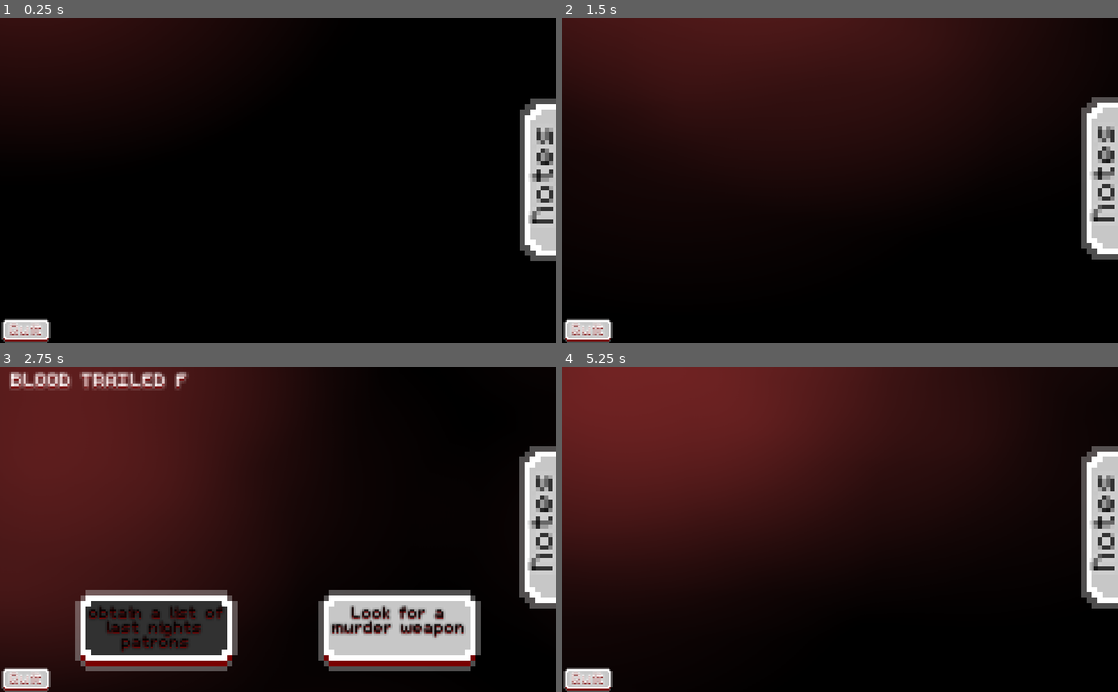
Above: before the commit, frames 1-4 (two rows, left to right).
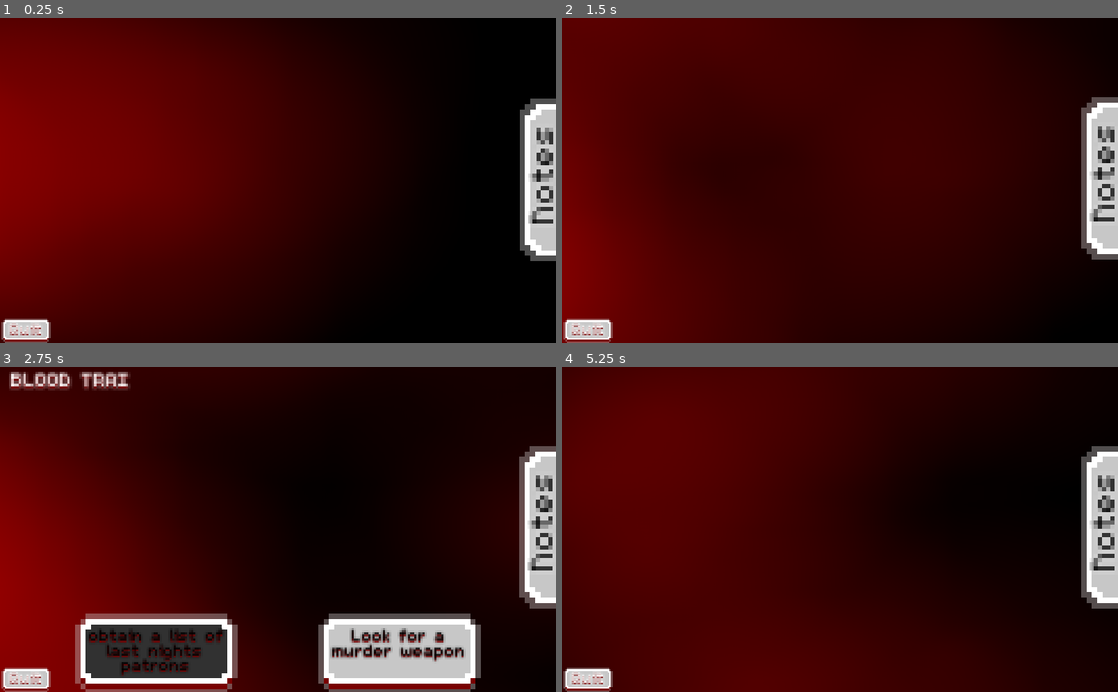
Above: after the commit, the same moments.

Repository: BoxxRoss/Choose-your-own-adventure
Game: Godot game, scene res://Node2D.tscn
The game is run twice, just before and just after one commit, with the same random seed, the same clock (stepped at 60 frames per second) and the same inputs. The engine's default icon, where the game draws it, is replaced by a stand-in: a white triangle on a blue panel in a dark square.
Inputs:
- Up to frame 1 (0.25 s): no input
- Up to frame 2 (1.5 s): click "Investigate the body" at 1.25 s
- Up to frame 3 (2.75 s): no input
- Up to frame 4 (5.25 s): click "obtain a list of last nights …" at 2.75 s; click "investigate the suspects at HQ" at 4.25 s

The runs differ from the first frame. In frame 1, 61% of the frame differs, in the area x 0-71%, y 0-100%; in frame 2, 55%; in frame 3, 46%; in frame 4, 52%.

Commit message:
Finished up the project in almost all ways, going to add audio to make it feature complete then tweak a few things here and there

Diff:
--- a/Main_game.gd
+++ b/Main_game.gd
@@ -9,25 +9,29 @@
 onready var button_two = get_node("option_2")
 
 onready var guilt = get_node("enter_guilty")
-
+onready var part = get_node("Particles2D")
 onready var notes = get_node("open_notes")
+
+var amount = 0.004
 
 var current_room = "start"
 var past_room = null
 var checker = false
 var let_text_flow = false
 var opened = false
+var tr = false
 
 func _ready():
+	button_two.visible = false
 	reset()
 
 func reset():
 	let_text_flow = false
 	checker = false
-	problem_text.visible_characters = 0
+	problem_text.percent_visible = 0.0
 	yield(get_tree().create_timer(1.0), "timeout")
 	let_text_flow = true
-
+	amount = 0.004
 func _physics_process(delta):
 	if opened == true:
 		notes.rect_position = lerp(notes.rect_position, Vector2(392,-24), 0.2)
@@ -35,16 +39,16 @@
 		notes.rect_position = lerp(notes.rect_position, Vector2(936,-24), 0.2)
 
 	if checker == true:
-		problem_text.visible_characters += 1
+		problem_text.percent_visible += amount
 
 		guilt.rect_position = lerp(guilt.rect_position, Vector2(320,512),0.2)
 	elif checker == false:
 		guilt.rect_position = lerp(guilt.rect_position, Vector2(320,680),0.2)
 
 	if let_text_flow == true:
-		problem_text.visible_characters += 1
-		button_one.rect_position = lerp(button_one.rect_position, Vector2(128,384),0.2)
-		button_two.rect_position = lerp(button_two.rect_position, Vector2(576,384),0.2)
+		problem_text.percent_visible += amount
+		button_one.rect_position = lerp(button_one.rect_position, Vector2(128,430),0.2)
+		button_two.rect_position = lerp(button_two.rect_position, Vector2(576,430),0.2)
 	else:
 		button_one.rect_position = lerp(button_one.rect_position, Vector2(128,704),0.2)
 		button_two.rect_position = lerp(button_two.rect_position, Vector2(576,704),0.2)
@@ -56,6 +60,12 @@
 
 func _on_option_1_pressed():
 	reset()
+	if tr == false:
+		yield(get_tree().create_timer(1), "timeout")
+		button_two.visible = true
+		tr = true
+
+
 	past_room = current_room
 	#start of the game
 	if past_room == "start":
@@ -119,8 +129,11 @@
 		let_text_flow = false
 		checker = true
 
-
-
+	if past_room == "view":
+		current_room = "watch"
+		problem_text.text = "oppsy"
+		option_one_text.text = "yip"
+		option_two_text.text = "nip"
 
 	if past_room == "malcom ending" or past_room == "ralph ending" or past_room == "jenkins ending" or past_room == "worst ending":
 		current_room = "start"
@@ -141,6 +154,7 @@
 	reset()
 	past_room = current_room
 
+
 	if past_room == "Investigate":
 		current_room = "look for weapon"
 		problem_text.text = "Malcom scopes the surrounding area, checking behind the dumpster, underneath the trashcan, any where and everywhere in that alleyway \n just as he thought it was a lost cause, he finds a bloodied bat in the last garbage bag he checked"
@@ -161,20 +175,25 @@
 
 	if past_room == "nap time":
 		current_room = "leaving"
-		problem_text.text = "Malcom needs not bother himself with this he feels. there's so little time, he must go to th …(216 unchanged characters)…
+		problem_text.text = "Malcom needs not bother himself with this.there's so little time, he must go to th …(216 unchanged characters)…
 		option_one_text.text = "investigate the first suspect"
 		option_two_text.text = "investigate the second suspect"
 
 	if past_room == "call it in":
 		current_room = "nap time early"
-		problem_text.text = "Malcom slaps himself, he needs to focus, dosn't matter how little sleep he got, he drives to HQ \n Malcom walks into the interigation room, to have a talk with the sus …(195 unchanged characters)…
+		problem_text.text = "Malcom slaps himself, he needs to focus, he drives to HQ. Malcom walks into the interogation room, to have a talk with the sus …(195 unchanged characters)…
 		option_one_text.text = "Interogate Jenkins First"
 		option_two_text.text = "Interogate Ralph First"
 
+	if past_room == "list":
+		current_room = "nap time early"
+		problem_text.text = "Malcom slaps himself, he needs to focus, he drives to HQ. Malcom walks into the interogation room, to have a talk with the suspects. 2 of suspects have been already exscused, a time of death was identified and alibies were provided \n the remaining two suspects are Jenkins, a felow detective, and Ralph, a chronic drunk"
+		option_one_text.text = "Interogate Jenkins First"
+		option_two_text.text = "Interogate Ralph First"
 
 	if past_room == "Suspects" or past_room == "Leaving" or past_room == "nap time early" or past_room == "Jenkins":
 		current_room = "Ralph"
-		problem_text.text = "As Malcom opens the door, the Drunk everyone's met, Ralph, greets him \n Ralph:Hey maannn, what do you whannt? \n he was somehow sober, his speech was slurred from so much alcohol intake.\n Ralph: Wait... you kinda look famille- he fell asleep somehow at the table, Malcom shook him awake, but he seemed to just want to sleep once more."
+		problem_text.text = "As Malcom opens the door, the Drunk everyone's met, Ralph, greets him \n Ralph:Hey dude, what do you whant? \n he was somehow sober, his speech was slurred from so much alcohol intake.\n Ralph: Wait... you kinda look famille- he stopped talking, staring at nothing, Malcom shook him, but he seemed unintrested in talking"
 		option_one_text.text = "Accuse Ralph"
 		option_two_text.text = "Interogate Jenkins"
 
@@ -191,8 +210,6 @@
 		let_text_flow = false
 		checker = true
 
-	if past_room == "start":
-		current_room = "footage"
 
 
 
--- a/Node2D.tscn
+++ b/Node2D.tscn
@@ -12,7 +12,7 @@
 [ext_resource path="res://buttons/fd3_black.png" type="Texture" id=10]
 
 [sub_resource type="Gradient" id=3]
-colors = PoolColorArray( 0.945098, 0.290196, 0.290196, 0.172549, 1, 0.392157, 0.392157, 0 )
+colors = PoolColorArray( 1, 0.160784, 0, 0.784314, 1, 0.0980392, 0.247059, 0 )
 
 [sub_resource type="GradientTexture" id=4]
 gradient = SubResource( 3 )
@@ -25,14 +25,14 @@
 
 [sub_resource type="ParticlesMaterial" id=5]
 flag_disable_z = true
-direction = Vector3( 20, 0, 20 )
-spread = 95.4
-gravity = Vector3( 0, 50, 0 )
+direction = Vector3( 200, 0, 0 )
+gravity = Vector3( 0, 0, 0 )
 initial_velocity = 50.0
 orbit_velocity = 0.0
 orbit_velocity_random = 0.0
 scale = 2.0
 scale_curve = SubResource( 7 )
+color = Color( 1, 0, 0, 1 )
 color_ramp = SubResource( 4 )
 
 [sub_resource type="DynamicFont" id=1]
@@ -60,18 +60,19 @@
 
 [node name="Sprite" type="Sprite" parent="."]
 modulate = Color( 0, 0, 0, 1 )
-self_modulate = Color( 1, 0.207843, 0.207843, 1 )
 position = Vector2( 496, 344 )
 scale = Vector2( 20.1016, 13.0156 )
 texture = ExtResource( 2 )
 
 [node name="Particles2D" type="Particles2D" parent="."]
-position = Vector2( 24, -80 )
+modulate = Color( 1, 1, 1, 0.298039 )
+position = Vector2( -553, 312 )
 scale = Vector2( 20.1016, 13.0156 )
 amount = 20
-lifetime = 2.0
-speed_scale = 0.5
-randomness = 1.0
+lifetime = 3.0
+preprocess = 3.0
+speed_scale = 0.3
+explosiveness = 0.35
 fixed_fps = 100
 process_material = SubResource( 5 )
 texture = ExtResource( 7 )
@@ -102,6 +103,7 @@
 margin_right = 160.0
 margin_bottom = 720.0
 rect_scale = Vector2( 10, 10 )
+mouse_default_cursor_shape = 2
 texture_normal = ExtResource( 5 )
 texture_pressed = ExtResource( 6 )
 texture_hover = ExtResource( 4 )
@@ -129,6 +131,7 @@
 margin_right = 608.0
 margin_bottom = 720.0
 rect_scale = Vector2( 10, 10 )
+mouse_default_cursor_shape = 2
 texture_normal = ExtResource( 5 )
 texture_pressed = ExtResource( 6 )
 texture_hover = ExtResource( 4 )
@@ -146,7 +149,6 @@
 custom_constants/line_spacing = -3
 custom_constants/shadow_offset_y = 1
 custom_fonts/font = SubResource( 2 )
-text = "Obtain the footage of his death"
 align = 1
 autowrap = true
 
@@ -155,6 +157,7 @@
 margin_right = 32.0
 margin_bottom = 568.0
 rect_scale = Vector2( 3, 3 )
+mouse_default_cursor_shape = 2
 texture_normal = ExtResource( 5 )
 texture_pressed = ExtResource( 6 )
 texture_hover = ExtResource( 4 )
@@ -193,7 +196,7 @@
 margin_right = 1016.0
 margin_bottom = 56.0
 rect_scale = Vector2( 10, 10 )
-hint_tooltip = "efddfdfdfdf"
+mouse_default_cursor_shape = 2
 texture_normal = ExtResource( 8 )
 texture_pressed = ExtResource( 10 )
 texture_hover = ExtResource( 9 )
@@ -225,6 +228,7 @@
 text = "Write your thoughts here"
 bookmark_gutter = true
 context_menu_enabled = false
+drag_and_drop_selection_enabled = false
 wrap_enabled = true
 caret_blink = true
 
